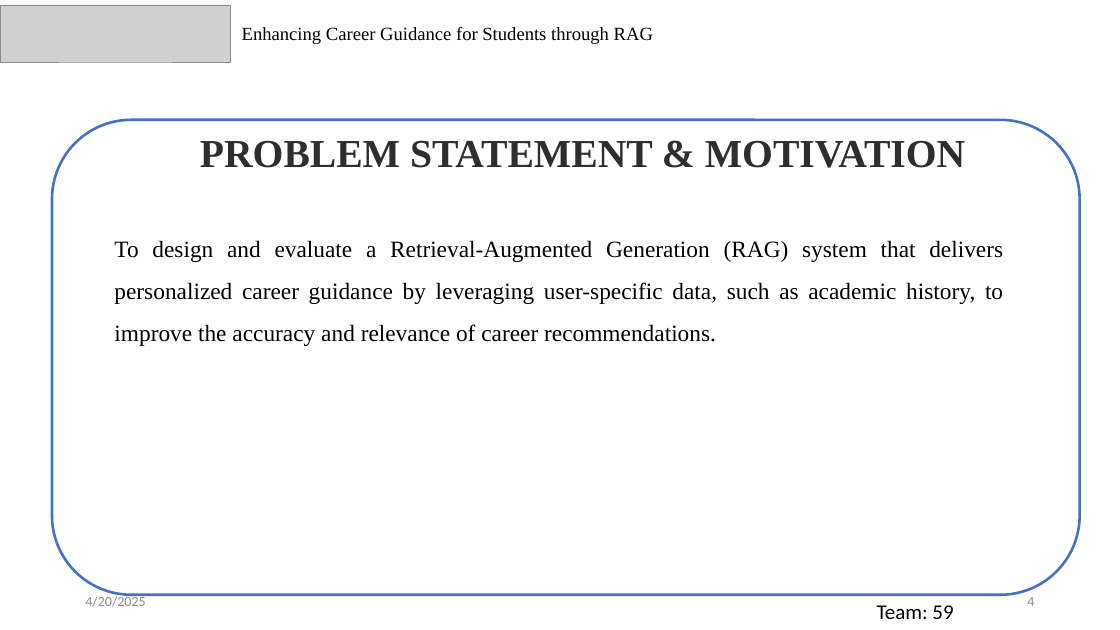
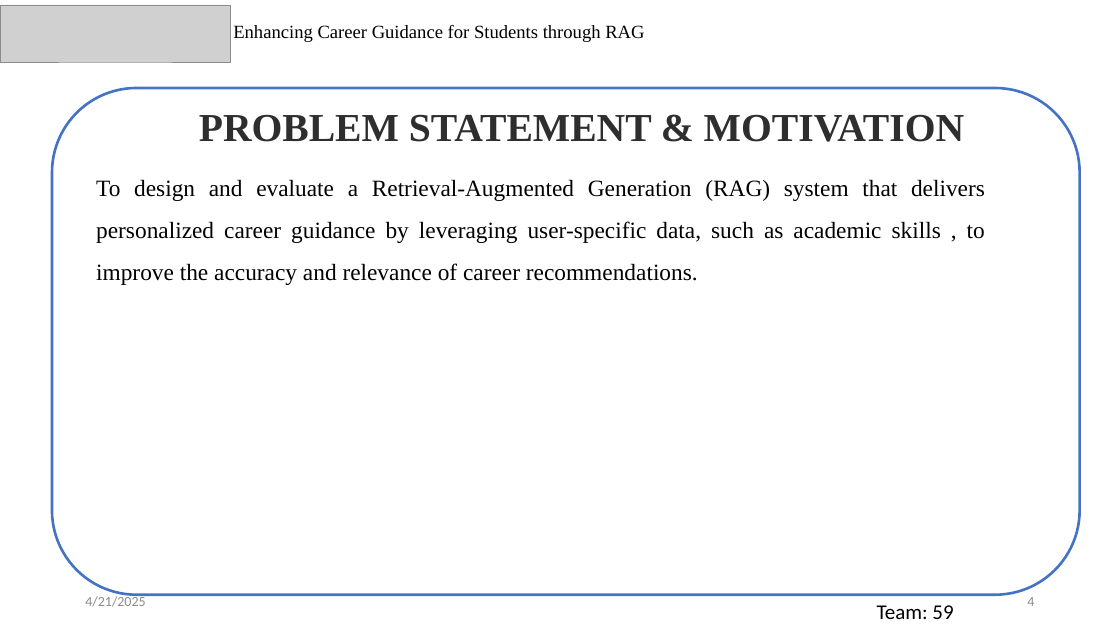
Before and after one commit to akhilswarop/RAG, a slide deck: slide 4 of External Review/External Review PPT.pptx. Drawn at 1120x630 pixels with LibreOffice and Linux fonts; fonts in the diff are those of the drawing; grey boxes stand for pictures. Boxes give left, top, right and bottom in pixels: in the first picture for what was removed or moved away, otherwise in the second. Text is boxed around its words. In the diff, an @@ line names an element or a change of style, - is before the commit and + after.

```diff
--- a/External Review/External Review PPT.pptx
+++ b/External Review/External Review PPT.pptx
@@ text "Enhancing Career Guidance for Students ...": place and size @@
-text "Enhancing Career Guidance for Students ..." at (242, 27, 653, 44)
+text "Enhancing Career Guidance for Students ..." at (233, 25, 644, 42)
@@ rounded rectangle: place and size @@
-rounded rectangle at (52, 120, 1080, 595)
+rounded rectangle at (52, 88, 1080, 595)
@@ text "PROBLEM STATEMENT & MOTIVATION": place and size @@
-text "PROBLEM STATEMENT & MOTIVATION" at (200, 140, 965, 168)
+text "PROBLEM STATEMENT & MOTIVATION" at (199, 114, 964, 142)
@@ text at (96, 179, 985, 285): text changed @@
-To design and evaluate a Retrieval-Augmented Generation (RAG) system that delivers personalized career guidance by leveraging user-specific data, such as academic history, to improve the accuracy and relevance of career recommendations.
+To design and evaluate a Retrieval-Augmented Generation (RAG) system that delivers personalized career guidance by leveraging user-specific data, such as academic skills , to improve the accuracy and relevance of career recommendations.
@@ text at (85, 594, 145, 607): text changed @@
-4/20/2025
+4/21/2025
```
Also in this commit, not shown: 27 other slides changed, 4 slides added.
